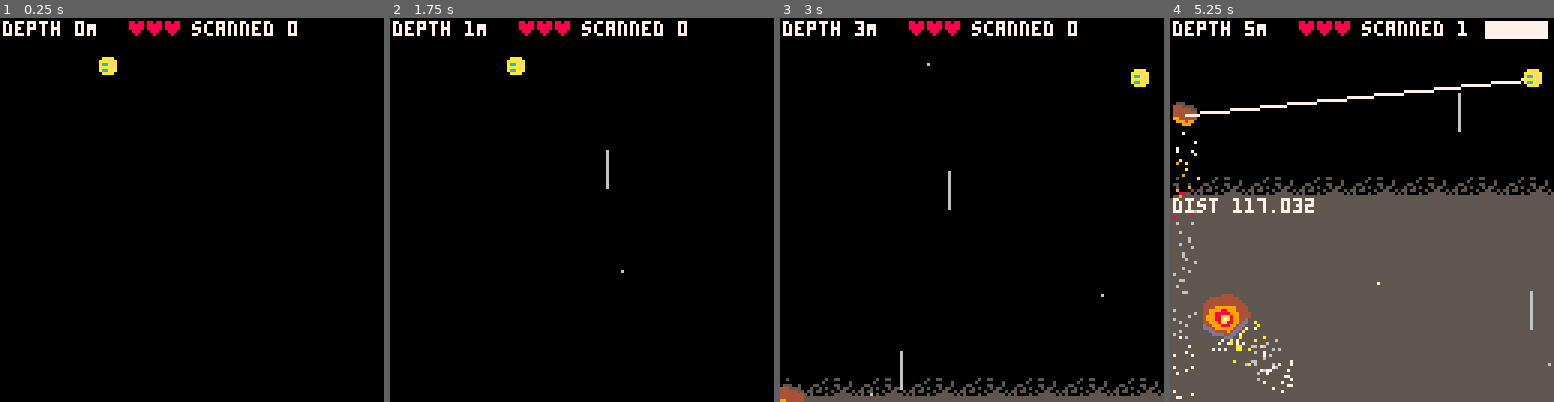
Above: before the commit, frames 1-4 (left to right).
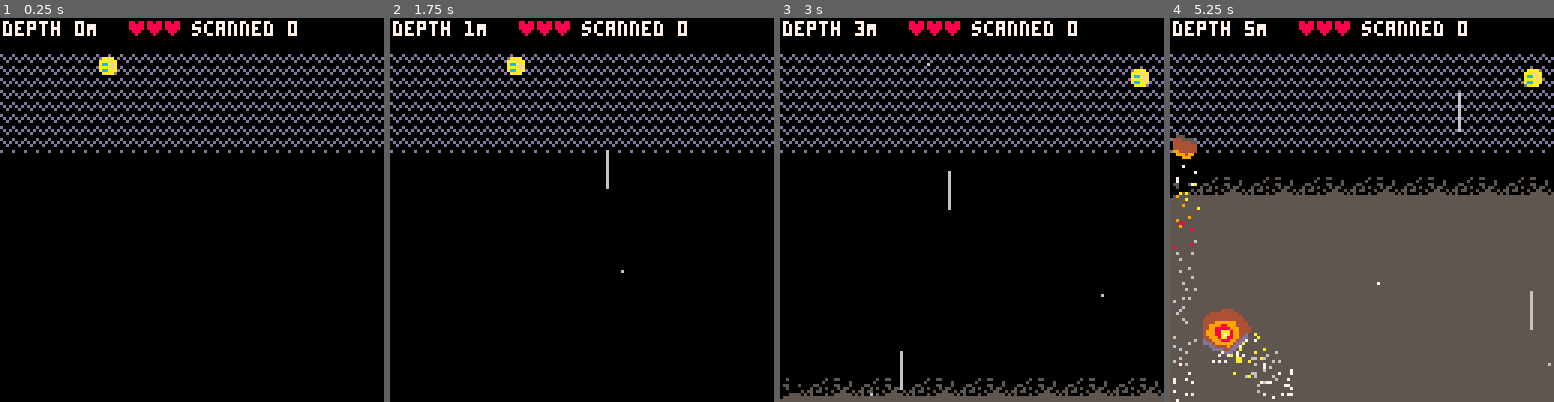
Above: after the commit, the same moments.

Repository: broquaint/pico8-carts
Game: PICO-8 cartridge eggjam16.p8
Two runs of this game, one before a commit and one after it. Both use one fixed random seed, a clock stepped at 60 frames per second and the inputs below.
Inputs:
- Up to frame 1 (0.25 s): no input
- Up to frame 2 (1.75 s): tap X (X key) at 0.33, 1.07 s; tap O (Z key) at 0.7, 1.7 s; hold Right from 1.6 s (still down)
- Up to frame 3 (3 s): tap X (X key) at 1.85, 2.97 s; release Right at 2.1 s; tap O (Z key) at 2.1, 2.5, 2.9 s; hold Up 2.15-2.42 s; hold Right from 2.47 s (still down)
- Up to frame 4 (5.25 s): release Right at 3.03 s; hold Left 3.08-3.58 s; tap O (Z key) every 0.4 s from 3.3 to 4.9 s; hold Down 3.63-3.97 s; hold Right 4.02-4.68 s; tap X (X key) at 4.08, 5.2 s; hold Up 4.73-5.03 s; hold Left from 5.08 s (still down)

The runs differ from the first frame. In frame 1, 6.4% of the frame differs, in the area x 0-100%, y 9-36%; in frame 2, 6.4%; in frame 3, 6.6%; in frame 4, 11%, in the area x 0-100%, y 0-100%.

Commit message:
Make it more of a proximity game
Scanning can only happen at a certain distance now. This feels like
more fun, but the obstacle generation now needs further tweakin'.

Diff:
--- a/eggjam16.p8
+++ b/eggjam16.p8
@@ -156,7 +156,7 @@
 function make_rock()
    local rock_x  = rand_tile_x()
    local angle_x = rock_x < 65 and rnd() or -rnd()
-   local depth_speed = depth_count / 30
+   local depth_speed = depth_count / 60
    return make_obstacle({
          type = 'rock',
          x = rock_x,
@@ -165,14 +165,14 @@
          sprite = 15+randx(3),
          speed = depth_speed + 1,
          last_collide = rnd(), -- make equality check easier
-         scan_length = 25,
+         scan_length = 15,
    })
 end
 
 function make_missile()
    local rock_x  = rand_tile_x()
    local angle_x = rock_x < 65 and rnd() or -rnd()
-   local depth_speed = depth_count / 30
+   local depth_speed = depth_count / 75
    return make_obstacle({
          type = 'missile',
          x = rock_x,
@@ -181,14 +181,14 @@
          sprite = 21,
          speed = depth_speed + 3,
          last_collide = rnd(), -- make equality check easier
-         scan_length = 15,
+         scan_length = 8,
    })
 end
 
 function make_lump()
    local rock_x  = rand_tile_x()
    local angle_x = rock_x < 65 and rnd() or -rnd()
-   local depth_speed = depth_count / 30
+   local depth_speed = depth_count / 90
    return make_obstacle({
          type = 'lump',
          x = rock_x,
@@ -197,7 +197,7 @@
          sprite = {24,25,40,41},
          speed = depth_speed + 0.7,
          last_collide = rnd(), -- make equality check easier
-         scan_length = 45
+         scan_length = 25
    })
 end
 
@@ -205,10 +205,9 @@
    if #obstacle_frequency > 0 and frame_count % 80 == 0 then
       local next_obstacles = deli(obstacle_frequency, 1)
 
-      local depth_speed = depth_count / 30
       for n = 1, (next_obstacles.rock or 0) do
          local rock = make_rock()
-         rock.y     += (8 + n * 3) * n
+         rock.y     += (16 + n * 3) * n
          rock.speed += n / 3
          -- dump_once(rock)
          add(obstacles, rock)
@@ -448,20 +447,29 @@
    local prox = 128
    local nearest = nil
    for o in all(obstacles) do
-      o.closest = false
-      local a = abs(o.y - player.y)
-      local b = abs(o.x - player.x)
-      local d = sqrt((a * a) + (b * b))
-
-      if o.y > player.y and d < prox then
-         nearest = o
-         o.distance_from_pp = d
-         prox = d
+      if not o.data_scanned then
+         o.closest = false
+         local a = abs(o.y - player.y)
+         local b = abs(o.x - player.x)
+         local d = sqrt((a * a) + (b * b))
+
+         if o.y < 45 and d < 40 and o.y > (player.y-2) and d < prox then
+            nearest = o
+            o.distance_from_pp = d
+            prox = d
+         end
       end
    end
    if nearest then
       nearest.closest = true
-      nearest.scan_time += 1
+      local dist = nearest.distance_from_pp
+      if dist >= 10 then
+         nearest.scan_time += (dist < 15 and 3 or dist < 25 and 1.5 or 1)
+      else
+         -- Full scan at close proximity
+         nearest.scan_time = nearest.scan_length
+      end
+      local sl = max(3, nearest.scan_length - (depth_count \ 10))
       if not nearest.data_scanned and nearest.scan_time >= nearest.scan_length then
          player.scanned += 1
          nearest.data_scanned = true
@@ -570,6 +578,10 @@
       bg_y -= 1
    end
 
+   fillp(∧)
+   rectfill(0, 11, 127, 44, violet)
+   fillp()
+
    for s in all(air_streaks) do
       line(s.x, s.y, s.x, s.y - s.length, s.colour)
    end
@@ -590,10 +602,12 @@
          spr(obstacle.sprite, obstacle.x, obstacle.y)
          -- rect(obstacle.x + 1, obstacle.y + 1, obstacle.x + 6, obstacle.y + 6, lime)
       end
-      if obstacle.closest then
+      if obstacle.closest and not obstacle.data_scanned then
          closest = obstacle
+         local dist = closest.distance_from_pp
          -- rect(obstacle.x + 1, obstacle.y + 1, obstacle.x + 6, obstacle.y + 6, lime)
-         line(obstacle.x + 4, obstacle.y + 4, player.x + 4, player.y + 4, white)
+         local scan_colour = (dist < 15 and lime or dist < 25 and green or azure)
+         line(obstacle.x + 4, obstacle.y + 4, player.x + 4, player.y + 4, scan_colour)
          print('dist ' .. tostr(obstacle.distance_from_pp), 1, 60, white)
       end
    end
@@ -613,7 +627,8 @@
    print('scanned ' .. tostr(player.scanned), 64, 1, white)
    if closest then
       local pct = min(closest.scan_time, closest.scan_length) / closest.scan_length
-      rectfill(105, 1, 105 + (20 * pct), 6, white)
+      rectfill(105, 1, 125, 5, black)
+      rectfill(105, 1, 105 + (20 * pct), 5, white)
    end
 
    if current_game_state != game_state_playing then
